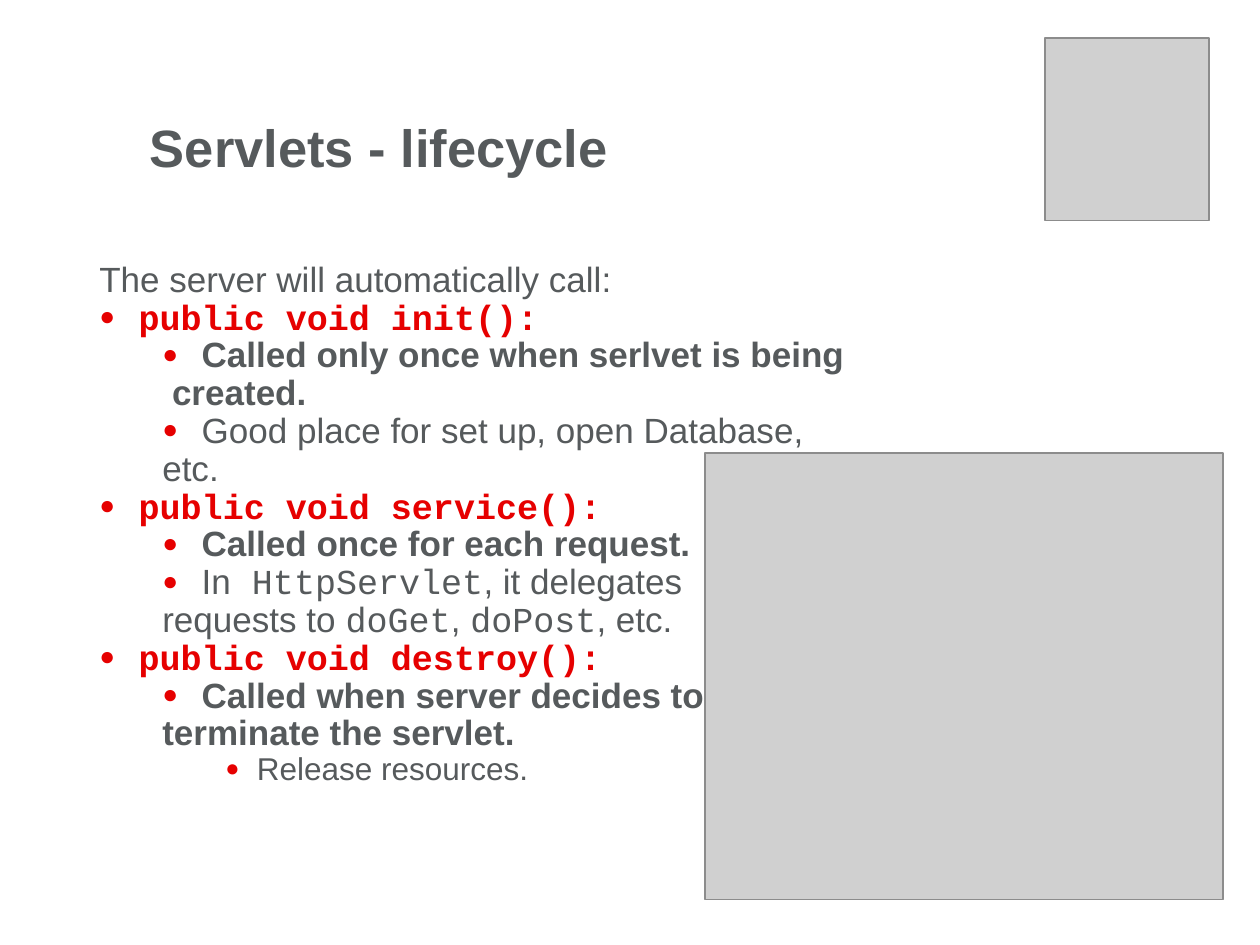
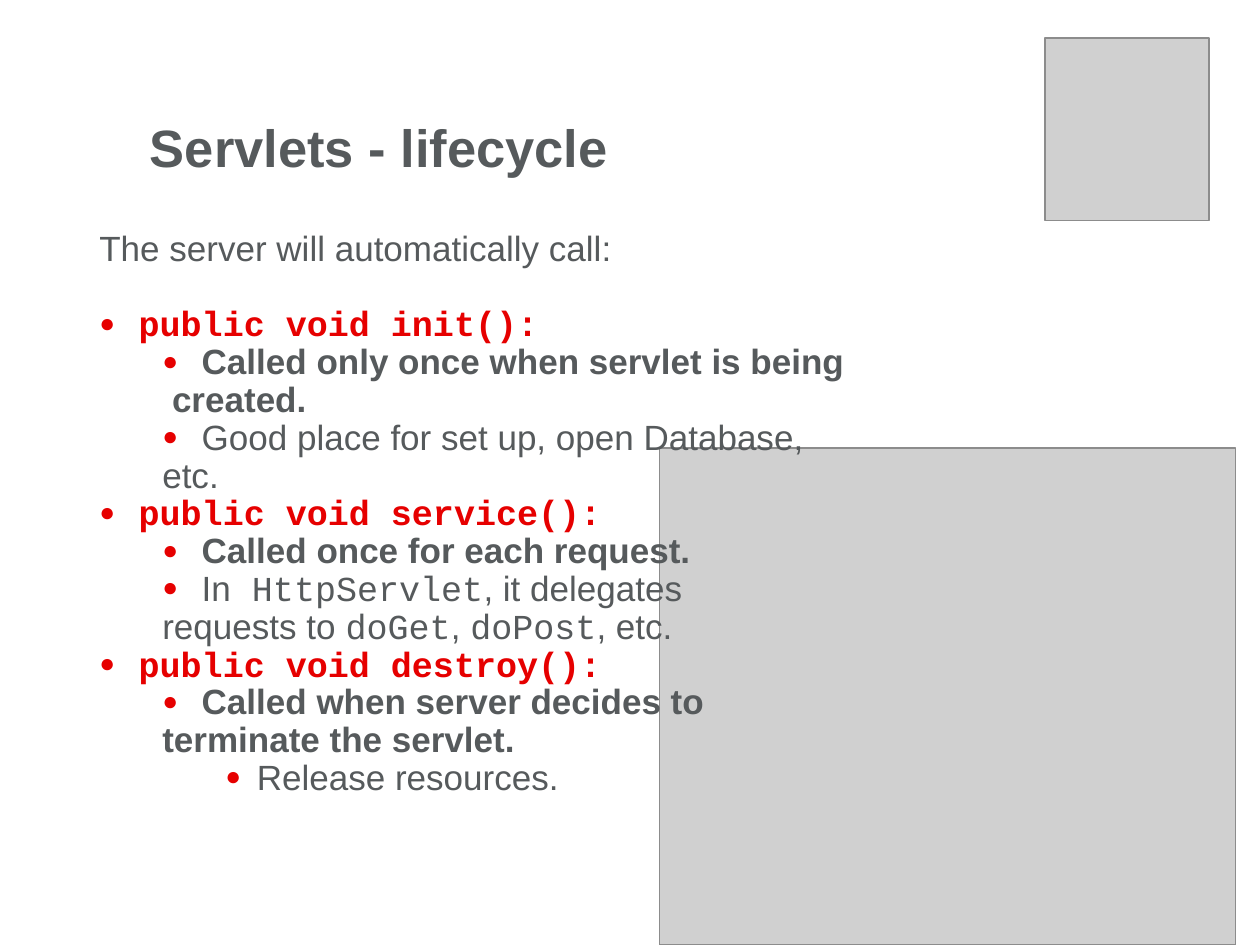
Before and after one commit to alexandruvlad/JavaDocs, a slide deck: slide 32 of Servlets/Day1/Docs/Web Presentation-Part1.pptx. Drawn at 1260x945 pixels with LibreOffice and Linux fonts; fonts in the diff are those of the drawing; grey boxes stand for pictures; background and template pictures are left out. Boxes give left, top, right and bottom in pixels: in the first picture for what was removed or moved away, otherwise in the second. Text is boxed around its words. In the diff, an @@ line names an element or a change of style, - is before the commit and + after.

Commit message:
Servlet-Day1

```diff
--- a/Servlets/Day1/Docs/Web Presentation-Part1.pptx
+++ b/Servlets/Day1/Docs/Web Presentation-Part1.pptx
@@ text "The server will automatically call:": place and size @@
-text "The server will automatically call:" at [99, 266, 843, 781]
+text "The server will automatically call:" at [99, 235, 843, 791]
@@ text at [202, 348, 843, 381]: text changed @@
-  ● Called only once when serlvet is being
+  ● Called only once when servlet is being
@@ picture: place and size @@
-picture at [706, 454, 1223, 901]
+picture at [660, 449, 1236, 945]
@@ text at [257, 764, 559, 791]: size 18 to 20 pt in "Release resources." @@
```
Also in this commit, not shown: 15 other slides changed, 20 other files.
